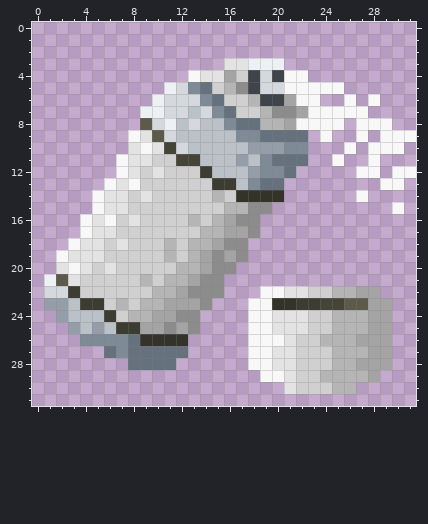
A pixel-art sprite gets an edit: media/textures/items/Item_TZ_Spraycan_White.png. Above: the version before the commit.
The file is 32x32 pixels.
New version:
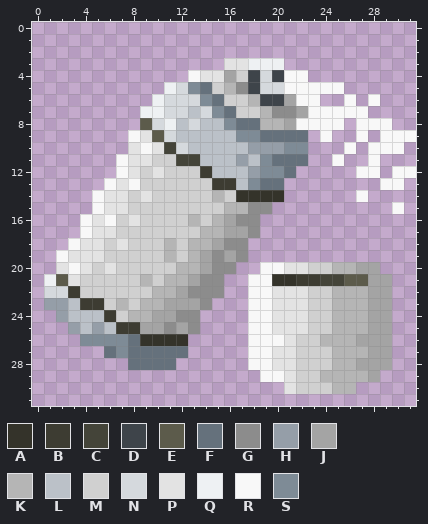
Palette (. is transparent): A #34332a  B #3d3c32  C #444439  D #3e444a  E #5c5b4b  F #65717c  G #8c8c8c  H #959ea8  J #a4a4a4  K #b5b5b5  L #bbc1c8  M #d0d0d0  N #d5d9dd  P #e3e3e3  Q #eef1f3  R #f8f8f8  S #7e8b96
The author wrote: Spraycan Items now with a bigger cap
Difference:
@@ x 16..31 @@
 19 JG..............
-20 G...............
-21 ................
-22 ...RRPPMMKKJJ...
-23 ..RRAABBCCEEJJ..
+20 G..RRPPMMKKJJ...
+21 ..RRAABBCCEEJJ..
+22 ..RRPPPMMKKKJJ..
+23 ..RRPPPMMKKKJJ..
 24 ..RRPPPMMKKKJJ..
